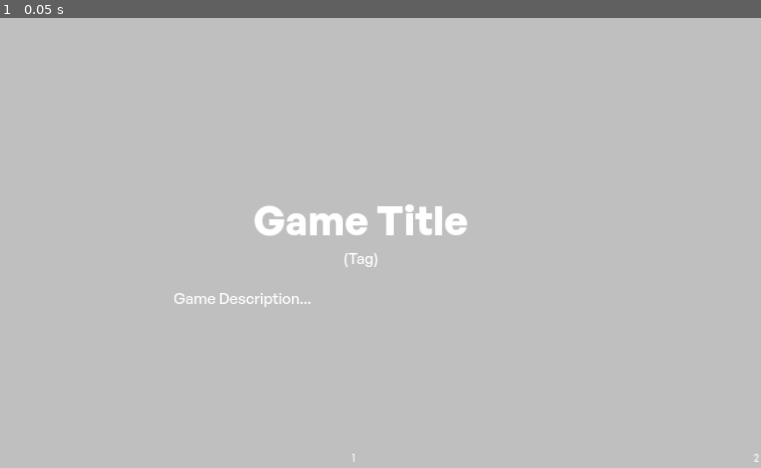
Above: before the commit, frame 1.
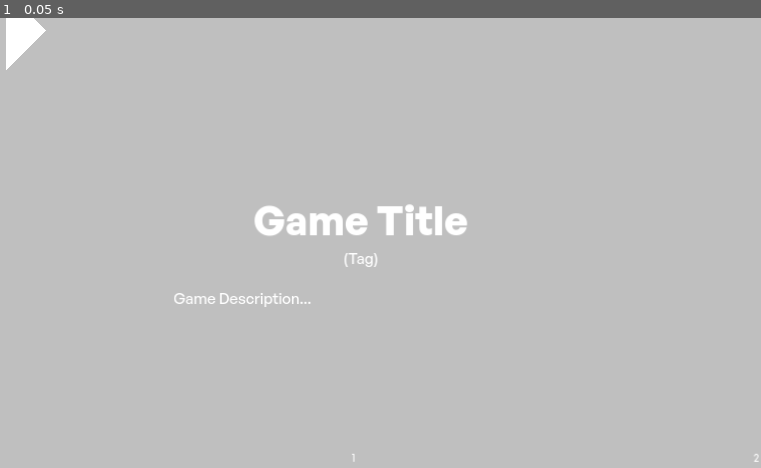
Above: after the commit, the same moment.

Repository: happy-turtle-games/democade
Game: Godot game, scene res://scenes/app.tscn
Two runs of this game, one before a commit and one after it. Both use one fixed random seed, a clock stepped at 60 frames per second and the inputs below. The engine's default icon, where the game draws it, is replaced by a stand-in: a white triangle on a blue panel in a dark square.
Inputs:
- Up to frame 1 (0.05 s): no input

The runs differ from the first frame. In frame 1, 0.4% of the frame differs, in the area x 0-7%, y 0-12%.

Commit message:
ini rework

Diff:
--- a/project.godot
+++ b/project.godot
@@ -13,11 +13,15 @@
 config/name="Democade"
 config/version="1.0.1"
 run/main_scene="res://scenes/app.tscn"
-config/features=PackedStringArray("4.2")
+config/features=PackedStringArray("4.3")
 run/low_processor_mode=true
 boot_splash/bg_color=Color(0, 0, 0, 1)
 boot_splash/show_image=false
 config/icon="res://icon.png"
+
+[audio]
+
+buses/default_bus_layout="res://resources/audio_bus.tres"
 
 [debug]
 
@@ -55,42 +59,42 @@
 
 menu_up={
 "deadzone": 0.5,
-"events": [Object(InputEventKey,"resource_local_to_scene":fa …(175 unchanged characters)… ode":4194320,"key_label":0,"unicode":0,"echo":false,"script":null)
+"events": [Object(InputEventKey,"resource_local_to_scene":fa …(175 unchanged characters)… ode":4194320,"key_label":0,"unicode":0,"location":0,"echo":false,"script":null)
 , Object(InputEventJoypadMotion,"resource_local_to_scene":false,"resource_name":"","device":-1,"axis":1,"axis_value":-1.0,"script":null)
 , Object(InputEventJoypadButton,"resource_local_to_scene":false,"resource_name":"","device":-1,"button_index":11,"pressure":0.0,"pressed":false,"script":null)
 ]
 }
 menu_down={
 "deadzone": 0.5,
-"events": [Object(InputEventKey,"resource_local_to_scene":fa …(175 unchanged characters)… ode":4194322,"key_label":0,"unicode":0,"echo":false,"script":null)
+"events": [Object(InputEventKey,"resource_local_to_scene":fa …(175 unchanged characters)… ode":4194322,"key_label":0,"unicode":0,"location":0,"echo":false,"script":null)
 , Object(InputEventJoypadMotion,"resource_local_to_scene":false,"resource_name":"","device":-1,"axis":1,"axis_value":1.0,"script":null)
 , Object(InputEventJoypadButton,"resource_local_to_scene":false,"resource_name":"","device":-1,"button_index":12,"pressure":0.0,"pressed":false,"script":null)
 ]
 }
 menu_left={
 "deadzone": 0.5,
-"events": [Object(InputEventKey,"resource_local_to_scene":fa …(175 unchanged characters)… ode":4194319,"key_label":0,"unicode":0,"echo":false,"script":null)
+"events": [Object(InputEventKey,"resource_local_to_scene":fa …(175 unchanged characters)… ode":4194319,"key_label":0,"unicode":0,"location":0,"echo":false,"script":null)
 , Object(InputEventJoypadMotion,"resource_local_to_scene":false,"resource_name":"","device":-1,"axis":0,"axis_value":-1.0,"script":null)
 , Object(InputEventJoypadButton,"resource_local_to_scene":false,"resource_name":"","device":-1,"button_index":13,"pressure":0.0,"pressed":false,"script":null)
 ]
 }
 menu_right={
 "deadzone": 0.5,
-"events": [Object(InputEventKey,"resource_local_to_scene":fa …(175 unchanged characters)… ode":4194321,"key_label":0,"unicode":0,"echo":false,"script":null)
+"events": [Object(InputEventKey,"resource_local_to_scene":fa …(175 unchanged characters)… ode":4194321,"key_label":0,"unicode":0,"location":0,"echo":false,"script":null)
 , Object(InputEventJoypadMotion,"resource_local_to_scene":false,"resource_name":"","device":-1,"axis":0,"axis_value":1.0,"script":null)
 , Object(InputEventJoypadButton,"resource_local_to_scene":false,"resource_name":"","device":-1,"button_index":14,"pressure":0.0,"pressed":false,"script":null)
 ]
 }
 menu_ok={
 "deadzone": 0.5,
-"events": [Object(InputEventKey,"resource_local_to_scene":fa …(175 unchanged characters)… ode":4194309,"key_label":0,"unicode":0,"echo":false,"script":null)
+"events": [Object(InputEventKey,"resource_local_to_scene":fa …(175 unchanged characters)… ode":4194309,"key_label":0,"unicode":0,"location":0,"echo":false,"script":null)
 , Object(InputEventJoypadButton,"resource_local_to_scene":false,"resource_name":"","device":-1,"button_index":1,"pressure":0.0,"pressed":false,"script":null)
 , Object(InputEventJoypadButton,"resource_local_to_scene":false,"resource_name":"","device":-1,"button_index":0,"pressure":0.0,"pressed":true,"script":null)
 ]
 }
 menu_home={
 "deadzone": 0.5,
-"events": [Object(InputEventKey,"resource_local_to_scene":fa …(175 unchanged characters)… ode":4194305,"key_label":0,"unicode":0,"echo":false,"script":null)
+"events": [Object(InputEventKey,"resource_local_to_scene":fa …(175 unchanged characters)… ode":4194305,"key_label":0,"unicode":0,"location":0,"echo":false,"script":null)
 , Object(InputEventJoypadButton,"resource_local_to_scene":false,"resource_name":"","device":-1,"button_index":5,"pressure":0.0,"pressed":false,"script":null)
 , Object(InputEventJoypadButton,"resource_local_to_scene":false,"resource_name":"","device":-1,"button_index":15,"pressure":0.0,"pressed":false,"script":null)
 , Object(InputEventJoypadButton,"resource_local_to_scene":false,"resource_name":"","device":-1,"button_index":4,"pressure":0.0,"pressed":true,"script":null)
--- a/scenes/app.tscn
+++ b/scenes/app.tscn
@@ -36,6 +36,9 @@
 shader_parameter/blur_amount = 4.0
 shader_parameter/gray_amount = 0.0
 
+[sub_resource type="PrismMesh" id="PrismMesh_yaxi1"]
+size = Vector3(128, 64, 1)
+
 [sub_resource type="ShaderMaterial" id="ShaderMaterial_rn57h"]
 shader = ExtResource("7_6wcsf")
 shader_parameter/noise_scale = 10.0
@@ -108,12 +111,14 @@
 unique_name_in_owner = true
 stream = ExtResource("5_f2v5b")
 volume_db = -30.0
+max_polyphony = 4
 bus = &"SFX"
 
 [node name="SFX Nav Right" type="AudioStreamPlayer" parent="Music Player"]
 unique_name_in_owner = true
 stream = ExtResource("6_s5qns")
 volume_db = -30.0
+max_polyphony = 4
 bus = &"SFX"
 
 [node name="SFX Start" type="AudioStreamPlayer" parent="Music Player"]
@@ -225,10 +230,10 @@
 size_flags_horizontal = 4
 size_flags_vertical = 3
 theme_override_constants/line_separation = 0
+theme_override_font_sizes/bold_italics_font_size = 24
+theme_override_font_sizes/italics_font_size = 24
 theme_override_font_sizes/normal_font_size = 24
 theme_override_font_sizes/bold_font_size = 24
-theme_override_font_sizes/italics_font_size = 24
-theme_override_font_sizes/bold_italics_font_size = 24
 bbcode_enabled = true
 text = "[center](Tag)[/center]
 
@@ -254,6 +259,38 @@
 delay = 0.0
 duration = 30.0
 lines = Array[String](["1", "2"])
+
+[node name="Control" type="Control" parent="Launcher"]
+anchors_preset = 0
+offset_right = 40.0
+offset_bottom = 40.0
+
+[node name="Left Tri 1" type="Control" parent="Launcher/Control"]
+layout_mode = 1
+anchors_preset = 4
+anchor_top = 0.5
+anchor_bottom = 0.5
+grow_vertical = 2
+
+[node name="Tri" type="MeshInstance2D" parent="Launcher/Control/Left Tri 1"]
+position = Vector2(-64, 0)
+rotation = 1.5708
+mesh = SubResource("PrismMesh_yaxi1")
+
+[node name="Left Tri 2" type="Control" parent="Launcher/Control"]
+layout_mode = 1
+anchors_preset = 6
+anchor_left = 1.0
+anchor_top = 0.5
+anchor_right = 1.0
+anchor_bottom = 0.5
+grow_horizontal = 0
+grow_vertical = 2
+
+[node name="Tri" type="MeshInstance2D" parent="Launcher/Control/Left Tri 2"]
+position = Vector2(64, 0)
+rotation = -1.5708
+mesh = SubResource("PrismMesh_yaxi1")
 
 [node name="Help" type="Control" parent="."]
 unique_name_in_owner = true
--- a/scenes/game_button.tscn
+++ b/scenes/game_button.tscn
@@ -1,7 +1,10 @@
-[gd_scene load_steps=3 format=3 uid="uid://btby88slxcikl"]
+[gd_scene load_steps=4 format=3 uid="uid://btby88slxcikl"]
 
 [ext_resource type="Texture2D" uid="uid://ylu8g14x6uo2" path="res://icon.png" id="2_jii13"]
 [ext_resource type="Script" path="res://scripts/game_button.gd" id="2_ti63q"]
+
+[sub_resource type="PrismMesh" id="PrismMesh_r2l61"]
+size = Vector3(128, 64, 1)
 
 [node name="Game Button" type="TextureRect"]
 unique_name_in_owner = true
@@ -14,3 +17,30 @@
 expand_mode = 3
 stretch_mode = 5
 script = ExtResource("2_ti63q")
+
+[node name="Left Tri 1" type="Control" parent="."]
+layout_mode = 1
+anchors_preset = 4
+anchor_top = 0.5
+anchor_bottom = 0.5
+grow_vertical = 2
+
+[node name="Tri" type="MeshInstance2D" parent="Left Tri 1"]
+position = Vector2(-64, 0)
+rotation = 1.5708
+mesh = SubResource("PrismMesh_r2l61")
+
+[node name="Left Tri 2" type="Control" parent="."]
+layout_mode = 1
+anchors_preset = 6
+anchor_left = 1.0
+anchor_top = 0.5
+anchor_right = 1.0
+anchor_bottom = 0.5
+grow_horizontal = 0
+grow_vertical = 2
+
+[node name="Tri" type="MeshInstance2D" parent="Left Tri 2"]
+position = Vector2(64, 0)
+rotation = -1.5708
+mesh = SubResource("PrismMesh_r2l61")
--- a/scripts/game_button.gd
+++ b/scripts/game_button.gd
@@ -13,7 +13,8 @@
 
 
 func _ready() -> void:
-	texture = game.cover_texture
+	if game.cover_texture:
+		texture = game.cover_texture
 	set_selected(false)
 	pivot_offset.x = size.x / 2.0
 	pivot_offset.y = size.y
--- a/scripts/static/config.gd
+++ b/scripts/static/config.gd
@@ -1,6 +1,9 @@
 class_name Config extends RefCounted
 
 
+static var config := ConfigFile.new()
+
+# SETTINGS
 static var games_path := "./games"
 static var music_path := "./music"
 
@@ -17,10 +20,10 @@
 	var config_path := ""
 	if OS.has_feature("editor"):
 		print("Editor Mode")
-		config_path = "user://config.json"
+		config_path = "user://democade.ini"
 	else:
 		print("Standalone Mode")
-		config_path = app_dir.path_join("config.json")
+		config_path = app_dir.path_join("democade.ini")
 
 	print("Loading config at ",config_path)
 
@@ -28,10 +31,32 @@
 		print("No config file found! Using default settings.")
 		return
 
-	var dict: Dictionary = JSON.parse_string(FileAccess.get_file_as_string(config_path))
-	games_path = PathUtil.relative_path(dict.get("games_path", games_path), app_dir)
-	music_path = PathUtil.relative_path(dict.get("music_path", music_path), app_dir)
+	config.load(config_path)
 
-	shuffle_games = dict.get("shuffle_games", shuffle_games)
-	shuffle_credits = dict.get("shuffle_credits", shuffle_credits)
-	music_volume = dict.get("music_volume", music_volume)
+	games_path = PathUtil.relative_path(config.get_value("games", "path", games_path), app_dir)
+	music_path = PathUtil.relative_path(config.get_value("music", "path", music_path), app_dir)
+
+	shuffle_games = config.get_value("games", "shuffle", shuffle_games)
+	shuffle_credits = config.get_value("credits", "shuffle", shuffle_credits)
+	music_volume = config.get_value("music", "volume", music_volume)
+
+
+static func merge_configs(base: ConfigFile, override: ConfigFile) -> ConfigFile:
+	var out := ConfigFile.new()
+
+	# clone base
+	for section in base.get_sections():
+		for key in base.get_section_keys(section):
+			var value := base.get_value(section, key)
+			out.set_value(section, key, value)
+
+	apply_config(out, override)
+
+	return out
+
+
+static func apply_config(config: ConfigFile, override: ConfigFile) -> void:
+	for section in override.get_sections():
+		for key in override.get_section_keys(section):
+			var value := override.get_value(section, key)
+			config.set_value(section, key, value)
--- a/scripts/types/game.gd
+++ b/scripts/types/game.gd
@@ -3,14 +3,15 @@
 
 static func from_disk(path: String) -> Game:
 	# Load Metadata
-	var meta_path := path.path_join("title.json")
+	var meta_path := path.path_join("title.ini")
 	if not FileAccess.file_exists(meta_path):
 		printerr("Missing ",meta_path)
 		return null
 
-	var metadata := FileAccess.get_file_as_string(meta_path)
-	var dict: Dictionary = JSON.parse_string(metadata)
-	var game := from_dict(dict)
+	var config := ConfigFile.new()
+	config.load(meta_path)
+
+	var game := from_config(config)
 	game.id = StringName(path.get_file())
 	game.directory = path
 
@@ -64,18 +65,18 @@
 	return texture
 
 
-static func from_dict(dict: Dictionary) -> Game:
+static func from_config(config: ConfigFile) -> Game:
 	var game := Game.new()
 
-	game.title = dict.get("title", "Untitled Game")
+	game.title = config.get_value("game", "title", "Untitled Game")
+	game.exec = config.get_value("game", "exec", "")
+	game.args.assign(config.get_value("game", "args", []))
 
-	game.play_music = dict.get("play_music", false)
-	game.show_cursor = dict.get("show_cursor", false)
+	game.play_music = config.get_value("music", "enable", false)
 
-	game.exec = dict.get("exec", "")
-	game.args.assign(dict.get("args", []))
+	game.show_cursor = config.get_value("input", "use_mouse", false)
 
-	game.shuffle_credits = dict.get("shuffle_credits", Config.shuffle_credits)
+	game.shuffle_credits = config.get_value("credits", "shuffle", Config.shuffle_credits)
 
 	return game
 
Not shown, changed: content/fonts/general-sans-italic.woff2.import
Not shown, changed: content/fonts/general-sans.woff2.import
Renamed: docs/joy_cursor/godot4/joy_cursor.gd -> docs/joy_cursor/godot-4/joy_cursor.gd
Renamed: default_bus_layout.tres -> resources/audio_bus.tres
Not shown: 1 places in scenes/app.tscn that only renumber resources
Not shown, changed: README.md
Not shown, added: docs/joy_cursor/godot-4/LICENSE
Not shown, added: docs/joy_cursor/godot-4/README.md
